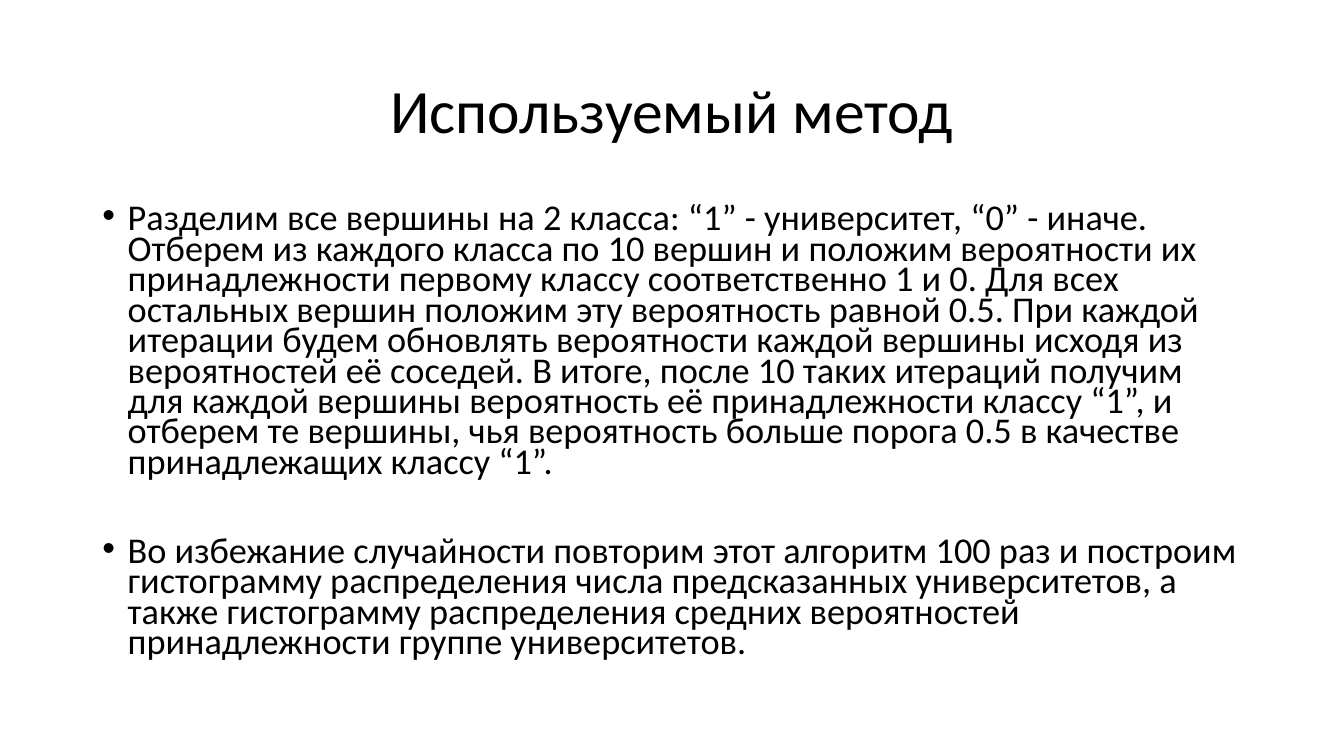
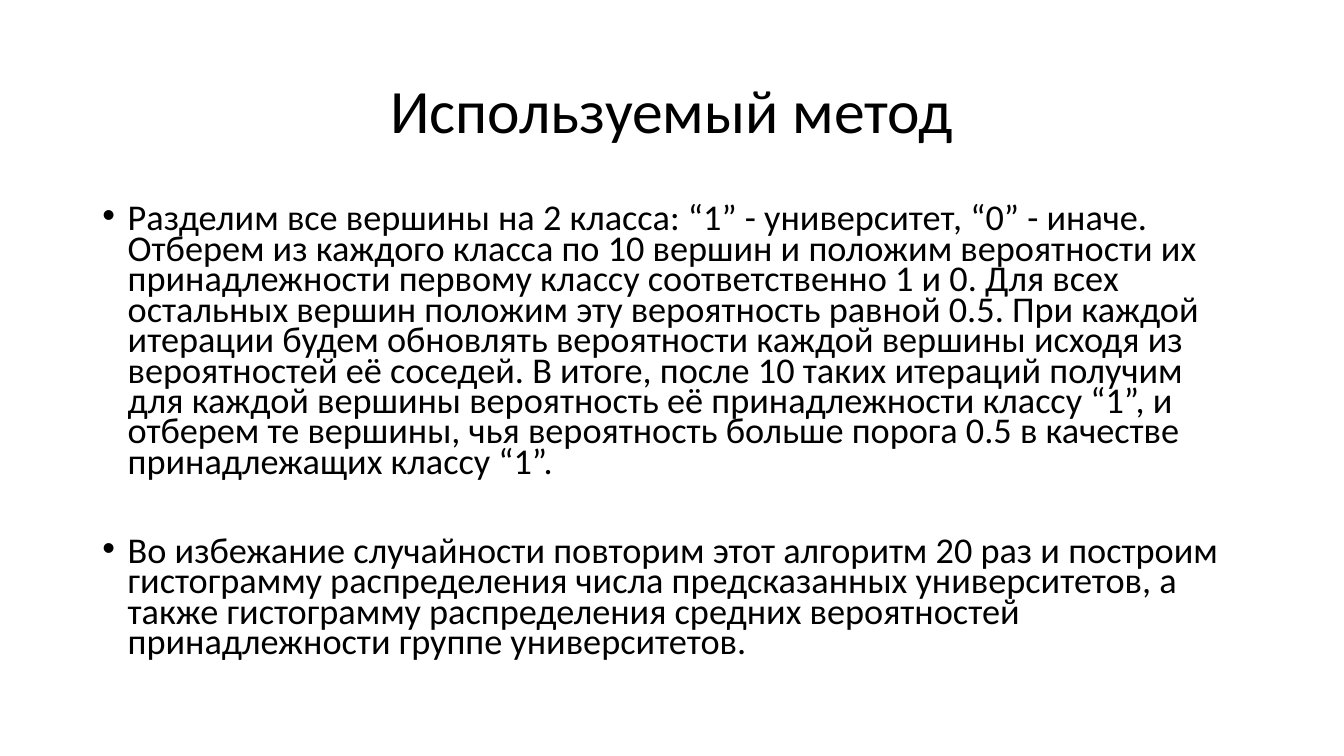
Before and after one commit to justniks/RProjects_EF, a slide deck: slide 31 of Networks/Issledovanie_nauchnogo_sotrudnichestva_v_Novoy_Zelandii.pptx (slide 33 before the commit). Drawn at 1344x756 pixels with LibreOffice and Linux fonts; fonts in the diff are those of the drawing. Boxes give left, top, right and bottom in pixels: in the first picture for what was removed or moved away, otherwise in the second. Text is boxed around its words. In the diff, an @@ line names an element or a change of style, - is before the commit and + after.

```diff
--- a/Networks/Issledovanie_nauchnogo_sotrudnichestva_v_Novoy_Zelandii.pptx
+++ b/Networks/Issledovanie_nauchnogo_sotrudnichestva_v_Novoy_Zelandii.pptx
@@ text at bbox=[128, 538, 1218, 660]: text changed @@
-• Во избежание случайности повторим этот алгоритм 100 раз и построим гистограмму распределения числа предсказанных университетов, а также гистограмму распределения средних вероятностей принадлежности группе университетов.
+• Во избежание случайности повторим этот алгоритм 20 раз и построим гистограмму распределения числа предсказанных университетов, а также гистограмму распределения средних вероятностей принадлежности группе университетов.
```
Also in this commit, not shown: 1 other slide changed, 2 slides removed, 1 other file.
